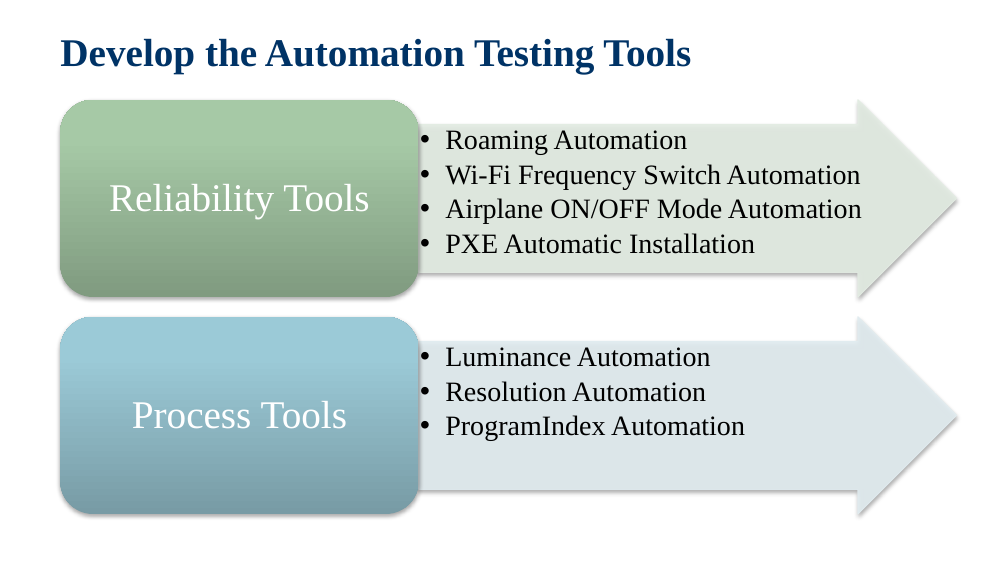
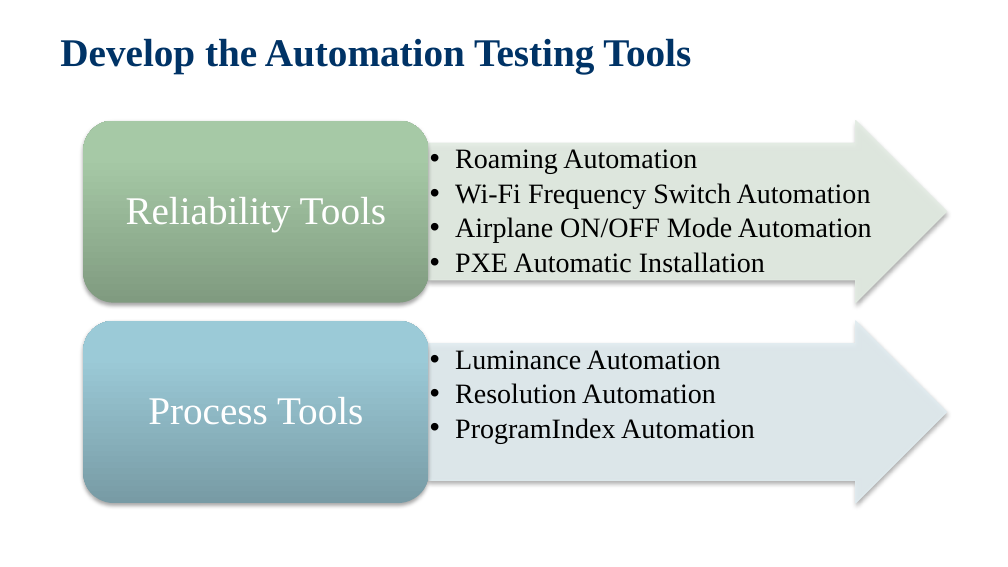
Before and after one commit to jackiejay888/automation, a slide deck: slide 4 of kpi/Automation Testing/Automation Testing_20200320.pptx. Drawn at 1008x567 pixels with LibreOffice and Linux fonts; fonts in the diff are those of the drawing; background and template pictures are left out. Boxes give left, top, right and bottom in pixels: in the first picture for what was removed or moved away, otherwise in the second. Text is boxed around its words. In the diff, an @@ line names an element or a change of style, - is before the commit and + after.

```diff
--- a/kpi/Automation Testing/Automation Testing_20200320.pptx
+++ b/kpi/Automation Testing/Automation Testing_20200320.pptx
@@ rounded rectangle resized from (x1=60, y1=100, x2=419, y2=297) to (x1=84, y1=121, x2=429, y2=303) @@
@@ text "Reliability Tools" moved from (x1=109, y1=184, x2=369, y2=218) to (x1=126, y1=197, x2=386, y2=231) @@
@@ text "Roaming Automation" moved from (x1=445, y1=130, x2=862, y2=254) to (x1=455, y1=149, x2=872, y2=273) @@
@@ right arrow resized from (x1=418, y1=100, x2=956, y2=297) to (x1=428, y1=121, x2=947, y2=303) @@
@@ rounded rectangle resized from (x1=60, y1=317, x2=419, y2=514) to (x1=84, y1=321, x2=429, y2=503) @@
@@ right arrow resized from (x1=418, y1=317, x2=956, y2=514) to (x1=428, y1=321, x2=947, y2=503) @@
@@ text "Process Tools" moved from (x1=132, y1=401, x2=347, y2=428) to (x1=148, y1=397, x2=363, y2=424) @@
@@ text "Luminance Automation" moved from (x1=445, y1=347, x2=745, y2=441) to (x1=455, y1=350, x2=755, y2=443) @@
```
Also in this commit, not shown: 2 other slides changed, 1 slide added, 1 slide removed, 1 other file.
